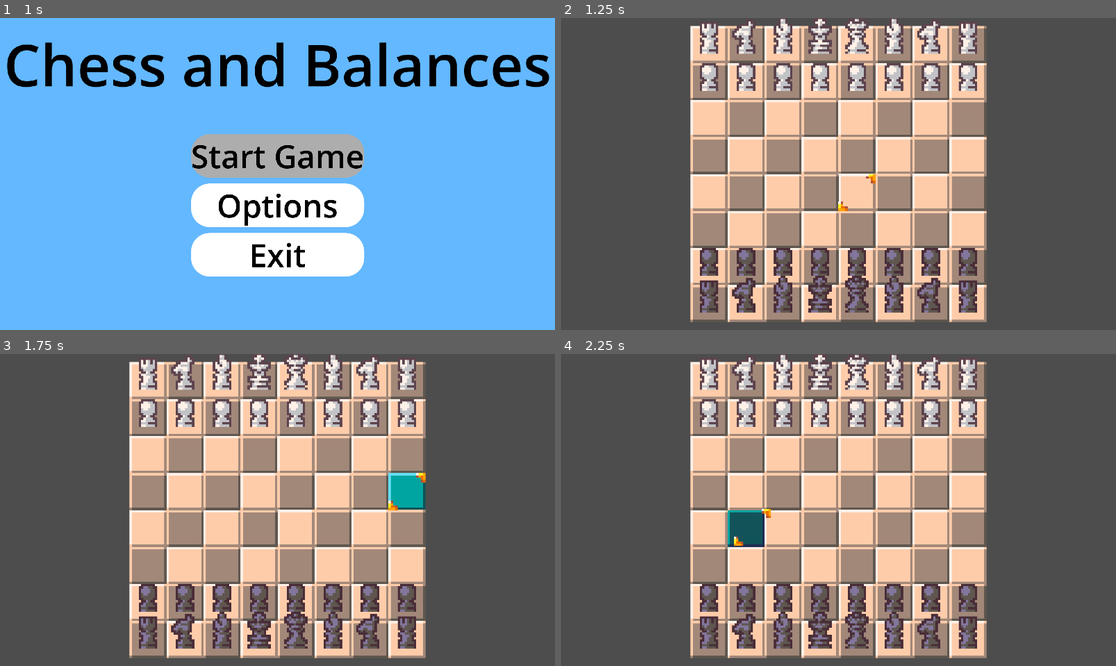
Above: before the commit, frames 1-4 (two rows, left to right).
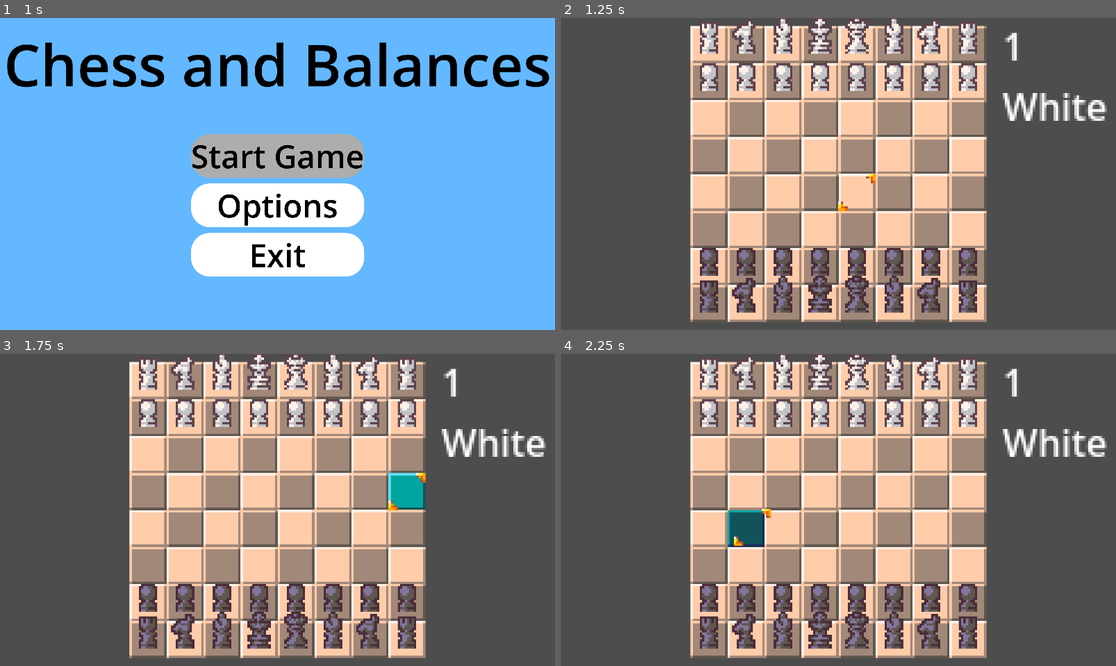
Above: after the commit, the same moments.

Repository: Software-ENGR-team-A/Chess
Game: Godot game, scene res://scenes/menus/main_menu/main_menu.tscn
The game is run twice, just before and just after one commit, with the same random seed, the same clock (stepped at 60 frames per second) and the same inputs. Sound files missing from this copy of the repository are replaced by a short silence.
Inputs (mouse positions are in pixels of both pictures, inside the frame that each line leads up to):
- Up to frame 1 (1 s): click "Start Game" at 0.5 s
- Up to frame 2 (1.25 s): no input
- Up to frame 3 (1.75 s): tap Enter at 1.25, 1.35 s; move the mouse to (399, 494) at 1.27 s; hold Up (ui_up) from 1.28 s (still down); click (399, 494) at 1.42 s; tap Space at 1.52 s
- Up to frame 4 (2.25 s): release Up (ui_up) at 2 s; tap Space at 2 s; drag from (727, 525) to (810, 572) at 2.02 s

Frame 1 is identical in both runs. In frame 2, 1.0% of the frame differs, in the area x 79-99%, y 4-33%; in frame 3, 1.0%; in frame 4, 1.0%.

Commit message:
testing set_turn()

Diff:
--- a/src/project.godot
+++ b/src/project.godot
@@ -12,7 +12,7 @@
 
 config/name="Chess and Balances"
 run/main_scene="uid://dxqgoubxk84a6"
-config/features=PackedStringArray("4.5", "GL Compatibility")
+config/features=PackedStringArray("4.4", "GL Compatibility")
 config/icon="uid://m7xduai1gw3g"
 
 [audio]
@@ -35,7 +35,7 @@
 
 [editor_plugins]
 
-enabled=PackedStringArray("res://addons/format_on_save/plugin.cfg")
+enabled=PackedStringArray("res://addons/format_on_save/plugin.cfg", "res://addons/gdUnit4/plugin.cfg")
 
 [rendering]
 
--- a/src/scenes/board/board.gd
+++ b/src/scenes/board/board.gd
@@ -8,12 +8,13 @@
 @export var pieces: Node
 @export var box_cursor: BoxCursor
 
+@onready var turn_indicator = $TurnIndicator
+
 ## Current amount of moves taken. If even, white to play.
 var half_moves := 0
 
 ## Tracks if the board is the root board. Changes /
 var is_primary: bool
-
 var queued_bitmaps: Array
 var queued_pieces: Array
 
@@ -34,6 +35,11 @@
 		queued_bitmaps = floor_map
 		queued_pieces = pieces_array
 
+func set_turn(turn: int):
+	if turn % 2 == 1:
+		turn_indicator.text = str(turn) + "\nWhite"
+	else:
+		turn_indicator.text = str(turn) + "\nBlack"
 
 func _ready() -> void:
 	if queued_bitmaps.size() > 0 and queued_pieces.size() > 0:
@@ -43,6 +49,8 @@
 
 	if is_primary:
 		MusicManager.play_random_song()
+
+	set_turn(1)
 
 
 func _input(event) -> void:
@@ -93,6 +101,7 @@
 				# Put down piece
 				pieces.held_piece.move_to(hovered_square)
 				half_moves += 1
+				set_turn(half_moves + 1)
 
 				# Verify checkmate state for opposite player
 				var enemy_king = pieces["white_king" if half_moves % 2 == 0 else "black_king"]
--- a/src/scenes/board/board.tscn
+++ b/src/scenes/board/board.tscn
@@ -31,3 +31,9 @@
 
 [node name="Pieces" type="Node2D" parent="."]
 script = ExtResource("4_q07he")
+
+[node name="TurnIndicator" type="Label" parent="."]
+offset_left = 71.0
+offset_top = -67.0
+offset_right = 117.0
+offset_bottom = -18.0
--- a/src/scenes/menus/main_menu/main_menu.tscn
+++ b/src/scenes/menus/main_menu/main_menu.tscn
@@ -6,8 +6,17 @@
 [sub_resource type="SystemFont" id="SystemFont_0ebjn"]
 font_names = PackedStringArray("Impact")
 
-[sub_resource type="StyleBoxFlat" id="StyleBoxFlat_fsom3"]
-bg_color = Color(1, 1, 1, 1)
+[sub_resource type="StyleBoxEmpty" id="StyleBoxEmpty_ob46e"]
+
+[sub_resource type="StyleBoxFlat" id="StyleBoxFlat_uqeha"]
+bg_color = Color(0.843184, 0.843184, 0.843184, 1)
+corner_radius_top_left = 64
+corner_radius_top_right = 64
+corner_radius_bottom_right = 64
+corner_radius_bottom_left = 64
+
+[sub_resource type="StyleBoxFlat" id="StyleBoxFlat_0ebjn"]
+bg_color = Color(0.678944, 0.678944, 0.678944, 1)
 corner_radius_top_left = 64
 corner_radius_top_right = 64
 corner_radius_bottom_right = 64
@@ -20,21 +29,12 @@
 corner_radius_bottom_right = 64
 corner_radius_bottom_left = 64
 
-[sub_resource type="StyleBoxFlat" id="StyleBoxFlat_0ebjn"]
-bg_color = Color(0.678944, 0.678944, 0.678944, 1)
+[sub_resource type="StyleBoxFlat" id="StyleBoxFlat_fsom3"]
+bg_color = Color(1, 1, 1, 1)
 corner_radius_top_left = 64
 corner_radius_top_right = 64
 corner_radius_bottom_right = 64
 corner_radius_bottom_left = 64
-
-[sub_resource type="StyleBoxFlat" id="StyleBoxFlat_uqeha"]
-bg_color = Color(0.843184, 0.843184, 0.843184, 1)
-corner_radius_top_left = 64
-corner_radius_top_right = 64
-corner_radius_bottom_right = 64
-corner_radius_bottom_left = 64
-
-[sub_resource type="StyleBoxEmpty" id="StyleBoxEmpty_ob46e"]
 
 [sub_resource type="StyleBoxFlat" id="StyleBoxFlat_ob46e"]
 corner_radius_top_left = 64
@@ -42,13 +42,13 @@
 corner_radius_bottom_right = 64
 corner_radius_bottom_left = 64
 
+[sub_resource type="StyleBoxEmpty" id="StyleBoxEmpty_0ebjn"]
+
 [sub_resource type="StyleBoxFlat" id="StyleBoxFlat_3ovsr"]
 corner_radius_top_left = 64
 corner_radius_top_right = 64
 corner_radius_bottom_right = 64
 corner_radius_bottom_left = 64
-
-[sub_resource type="StyleBoxEmpty" id="StyleBoxEmpty_0ebjn"]
 
 [sub_resource type="SystemFont" id="SystemFont_uqeha"]
 font_names = PackedStringArray("Impact")
@@ -92,52 +92,52 @@
 
 [node name="Start_Button" type="Button" parent="TextureRect/VBoxContainer"]
 layout_mode = 2
+theme_override_colors/font_hover_pressed_color = Color(0, 0, 0, 1)
+theme_override_colors/font_hover_color = Color(0, 0, 0, 1)
+theme_override_colors/icon_pressed_color = Color(0, 0, 0, 1)
 theme_override_colors/font_color = Color(0, 0, 0, 1)
 theme_override_colors/font_focus_color = Color(0, 0, 0, 1)
 theme_override_colors/font_pressed_color = Color(0, 0, 0, 1)
-theme_override_colors/font_hover_color = Color(0, 0, 0, 1)
-theme_override_colors/font_hover_pressed_color = Color(0, 0, 0, 1)
-theme_override_colors/icon_pressed_color = Color(0, 0, 0, 1)
 theme_override_fonts/font = SubResource("SystemFont_0ebjn")
 theme_override_font_sizes/font_size = 110
+theme_override_styles/focus = SubResource("StyleBoxEmpty_ob46e")
+theme_override_styles/hover_mirrored = SubResource("StyleBoxFlat_uqeha")
+theme_override_styles/hover = SubResource("StyleBoxFlat_0ebjn")
+theme_override_styles/pressed = SubResource("StyleBoxFlat_wem23")
 theme_override_styles/normal = SubResource("StyleBoxFlat_fsom3")
-theme_override_styles/pressed = SubResource("StyleBoxFlat_wem23")
-theme_override_styles/hover = SubResource("StyleBoxFlat_0ebjn")
-theme_override_styles/hover_mirrored = SubResource("StyleBoxFlat_uqeha")
-theme_override_styles/focus = SubResource("StyleBoxEmpty_ob46e")
 text = "Start Game"
 
 [node name="Option_Button" type="Button" parent="TextureRect/VBoxContainer"]
 layout_mode = 2
+theme_override_colors/font_hover_pressed_color = Color(0, 0, 0, 1)
+theme_override_colors/font_hover_color = Color(0, 0, 0, 1)
+theme_override_colors/icon_pressed_color = Color(0, 0, 0, 1)
 theme_override_colors/font_color = Color(0, 0, 0, 1)
 theme_override_colors/font_focus_color = Color(0, 0, 0, 1)
 theme_override_colors/font_pressed_color = Color(0, 0, 0, 1)
-theme_override_colors/font_hover_color = Color(0, 0, 0, 1)
-theme_override_colors/font_hover_pressed_color = Color(0, 0, 0, 1)
-theme_override_colors/icon_pressed_color = Color(0, 0, 0, 1)
 theme_override_fonts/font = SubResource("SystemFont_0ebjn")
 theme_override_font_sizes/font_size = 110
+theme_override_styles/focus = SubResource("StyleBoxEmpty_ob46e")
+theme_override_styles/hover_mirrored = SubResource("StyleBoxFlat_uqeha")
+theme_override_styles/hover = SubResource("StyleBoxFlat_ob46e")
+theme_override_styles/pressed = SubResource("StyleBoxFlat_wem23")
 theme_override_styles/normal = SubResource("StyleBoxFlat_fsom3")
-theme_override_styles/pressed = SubResource("StyleBoxFlat_wem23")
-theme_override_styles/hover = SubResource("StyleBoxFlat_ob46e")
-theme_override_styles/hover_mirrored = SubResource("StyleBoxFlat_uqeha")
-theme_override_styles/focus = SubResource("StyleBoxEmpty_ob46e")
 text = "Options"
 
 [node name="Exit_Button" type="Button" parent="TextureRect/VBoxContainer"]
 layout_mode = 2
+theme_override_colors/font_hover_pressed_color = Color(0, 0, 0, 1)
+theme_override_colors/font_hover_color = Color(0, 0, 0, 1)
+theme_override_colors/icon_pressed_color = Color(0, 0, 0, 1)
 theme_override_colors/font_color = Color(0, 0, 0, 1)
 theme_override_colors/font_focus_color = Color(0, 0, 0, 1)
 theme_override_colors/font_pressed_color = Color(0, 0, 0, 1)
-theme_override_colors/font_hover_color = Color(0, 0, 0, 1)
-theme_override_colors/font_hover_pressed_color = Color(0, 0, 0, 1)
-theme_override_colors/icon_pressed_color = Color(0, 0, 0, 1)
 theme_override_fonts/font = SubResource("SystemFont_0ebjn")
 theme_override_font_sizes/font_size = 110
+theme_override_styles/focus = SubResource("StyleBoxEmpty_0ebjn")
+theme_override_styles/hover = SubResource("StyleBoxFlat_3ovsr")
+theme_override_styles/pressed = SubResource("StyleBoxFlat_wem23")
 theme_override_styles/normal = SubResource("StyleBoxFlat_fsom3")
-theme_override_styles/pressed = SubResource("StyleBoxFlat_wem23")
-theme_override_styles/hover = SubResource("StyleBoxFlat_3ovsr")
-theme_override_styles/focus = SubResource("StyleBoxEmpty_0ebjn")
 text = "Exit"
 
 [node name="Label" type="Label" parent="TextureRect"]
--- a/src/scenes/piece/piece.tscn
+++ b/src/scenes/piece/piece.tscn
@@ -27,7 +27,7 @@
 [node name="Shadow" type="AnimatedSprite2D" parent="InternalOffset/ShadowRot"]
 unique_name_in_owner = true
 visible = false
-modulate = Color(0, 0, 0, 0.2509804)
+modulate = Color(0, 0, 0, 0.25098)
 z_index = -1
 position = Vector2(0, -6)
 sprite_frames = ExtResource("2_huli3")
--- /dev/null
+++ b/src/test/scenes/board_test/board_test.gd
@@ -0,0 +1,22 @@
+# GdUnit generated TestSuite
+class_name BoardTest
+extends GdUnitTestSuite
+@warning_ignore('unused_parameter')
+@warning_ignore('return_value_discarded')
+
+# TestSuite generated from
+const __source = 'res://scenes/board/board.gd'
+
+
+
+func test_set_turn() -> void:
+	# remove this line and complete your test
+	var runner = scene_runner("res://scenes/board/board.tscn")
+	var turn_indicator = runner.invoke("find_child", "TurnIndicator")
+	assert(turn_indicator.text == "1\nWhite")
+	runner.invoke("set_turn", 10)
+	assert(turn_indicator.text == "10\nBlack")
+	runner.invoke("set_turn", 99)
+	assert(turn_indicator.text == "99\nWhite")
+	runner.invoke("set_turn", 1000)
+	assert(turn_indicator.text == "1000\nBlack")
Not shown, added: src/addons/gdUnit4/GdUnitRunner.cfg
Not shown, added: src/addons/gdUnit4/bin/GdUnitCmdTool.gd
Not shown, added: src/addons/gdUnit4/bin/GdUnitCmdTool.gd.uid
Not shown, added: src/addons/gdUnit4/bin/GdUnitCopyLog.gd
Not shown, added: src/addons/gdUnit4/bin/GdUnitCopyLog.gd.uid
Not shown, added: src/addons/gdUnit4/plugin.cfg
Not shown, added: src/addons/gdUnit4/plugin.gd
Not shown, added: src/addons/gdUnit4/plugin.gd.uid
Not shown, added: src/addons/gdUnit4/src/Comparator.gd
Not shown, added: src/addons/gdUnit4/src/Comparator.gd.uid
Not shown, added: src/addons/gdUnit4/src/Fuzzers.gd
Not shown, added: src/addons/gdUnit4/src/Fuzzers.gd.uid
(and 435 more such lines)
